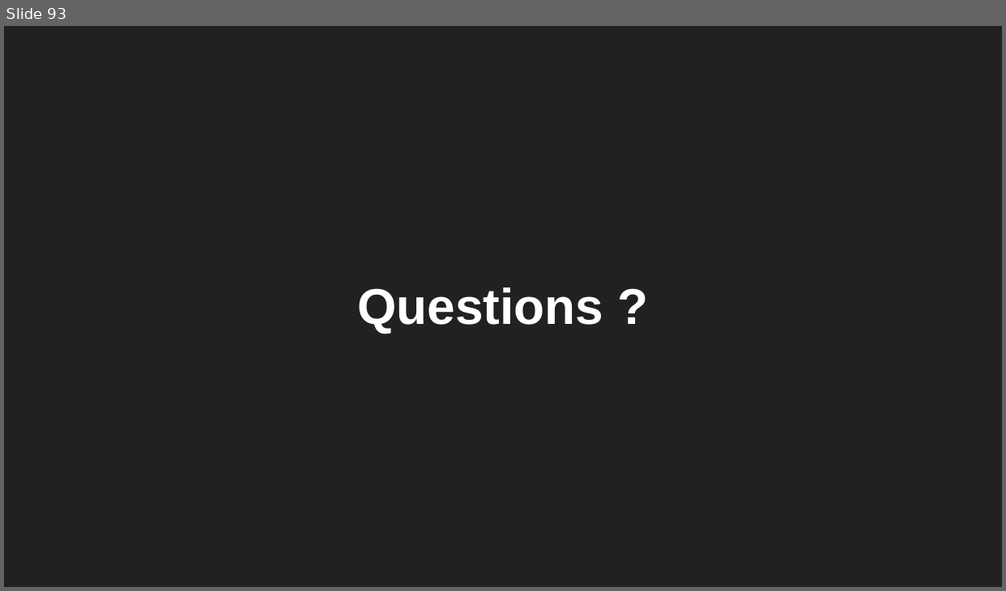
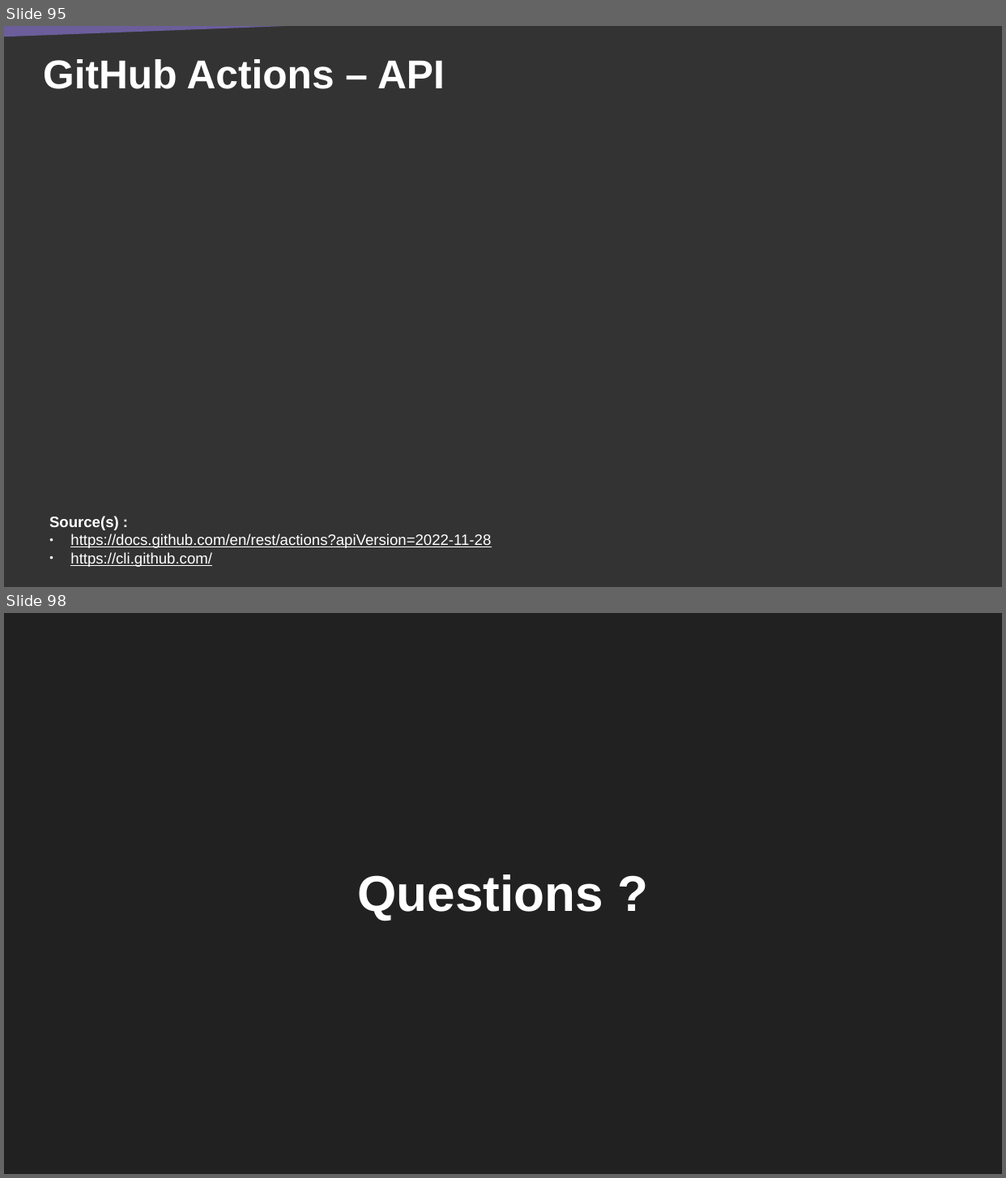
Before and after one commit to DanYellow/cours, a slide deck: developpement-web-et-dispositif-interactif-s6/travaux-pratiques/numero-4/presentation.odp. Shown one above the other, each under a label of ours: slide 93 before the commit, slides 95 and 98 after it; the slides between them are not shown. The pictures are 1006x591 and 1006x1178 pixels, drawn with LibreOffice and Linux fonts; fonts in the diff are those of the drawing. Boxes give left, top, right and bottom in pixels: in the first picture for what was removed or moved away, otherwise in the second. Text is boxed around its words. In the diff, an @@ line names an element or a change of style, - is before the commit and + after.

```diff
--- a/developpement-web-et-dispositif-interactif-s6/travaux-pratiques/numero-4/presentation.odp
+++ b/developpement-web-et-dispositif-interactif-s6/travaux-pratiques/numero-4/presentation.odp
@@ slide 95 added at bbox=[4, 26, 1002, 587], background #333333 @@
@@ right triangle added at bbox=[4, 26, 475, 39], fill #6B5E9B @@
@@ title added at bbox=[43, 59, 445, 89], 32 pt, text #FFFFFF, bold @@
+GitHub Actions – API
@@ text added at bbox=[49, 516, 491, 567], 12 pt, text #FFFFFF, underline @@
+Source(s) :
+● https://docs.github.com/en/rest/actions?apiVersion=2022-11-28
+● https://cli.github.com/
@@ what was slide 93 is now slide 98 @@
```
Also in this commit, not shown: 5 slides changed, 4 other slides added.
